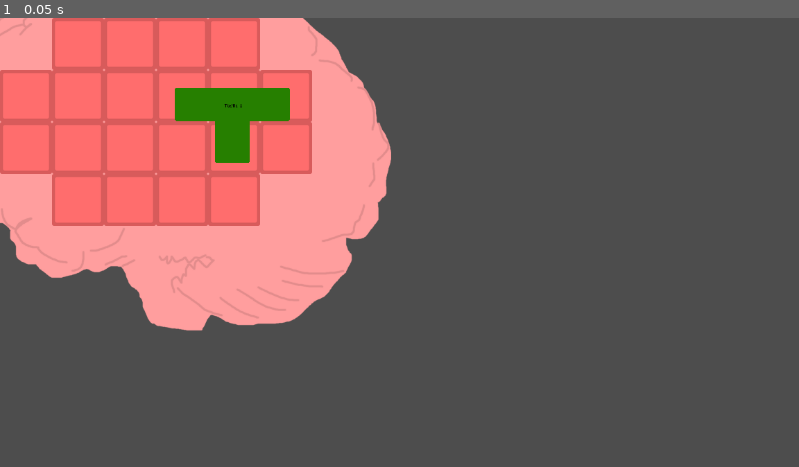
Above: before the commit, frame 1.
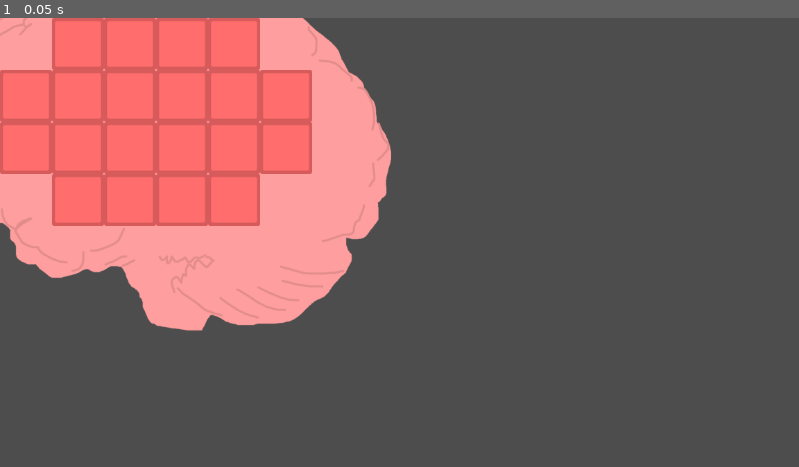
Above: after the commit, the same moment.

Repository: hulien22/ldjam54
Game: Godot game, scene res://scenes/Brain.tscn
Two runs of this game, one before a commit and one after it. Both use one fixed random seed, a clock stepped at 60 frames per second and the inputs below. The project has no main scene, so this scene is started directly.
Inputs:
- Up to frame 1 (0.05 s): no input

The runs differ from the first frame. In frame 1, 1.5% of the frame differs, in the area x 21-37%, y 15-33%.
Error after the commit: Invalid access to property or key 'L' on a base object of type 'Node (Global.gd)'. (res://scenes/Brain.gd:13)

Commit message:
fix merge conflicts

Diff:
--- a/project.godot
+++ b/project.godot
@@ -16,7 +16,7 @@
 
 [autoload]
 
-Globals="*res://scripts/Globals.gd"
+Global="*res://scripts/Global.gd"
 
 [input]
 
--- a/scenes/Brain.gd
+++ b/scenes/Brain.gd
@@ -10,7 +10,7 @@
 
 func _ready():
 	var coreMem = Tile.instantiate()
-	coreMem.init("tactic-1",Globals.L,Vector2(0,0),0)
+	coreMem.init("tactic-1",Global.L,Vector2(0,0),0)
 	coreMem.set_global_position(Vector2(250,100))
 	add_child(coreMem)
 
--- a/scenes/Tile.gd
+++ b/scenes/Tile.gd
@@ -8,7 +8,7 @@
 func init(newType,newShape, newCenter,newRotation):
 	type=newType
 	$TileImage.set_meta("id",type)
-	$TileImage.texture =load(Globals.get_memory(type)["art"])
+	$TileImage.texture =load(Global.get_memory(type)["art"])
 	center=newCenter
 	shape=newShape
 	rotate=newRotation
--- a/scenes/test.tscn
+++ b/scenes/test.tscn
@@ -1,8 +1,3 @@
-[gd_scene load_steps=2 format=3 uid="uid://rltch5jb3g6h"]
-
-[ext_resource type="PackedScene" uid="uid://b1hwh75rufqtn" path="res://scenes/Brain.tscn" id="1_3ep46"]
+[gd_scene format=3 uid="uid://rltch5jb3g6h"]
 
 [node name="Node2D" type="Node2D"]
-
-[node name="Brain" parent="." instance=ExtResource("1_3ep46")]
-position = Vector2(371, 140)
